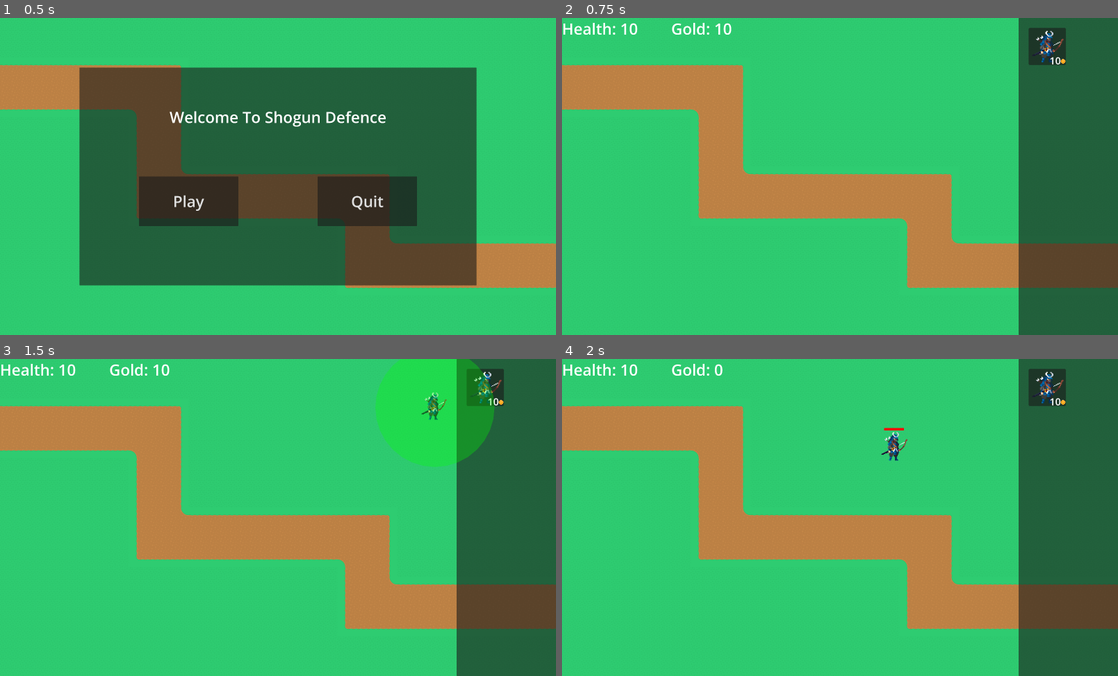
Above: before the commit, frames 1-4 (two rows, left to right).
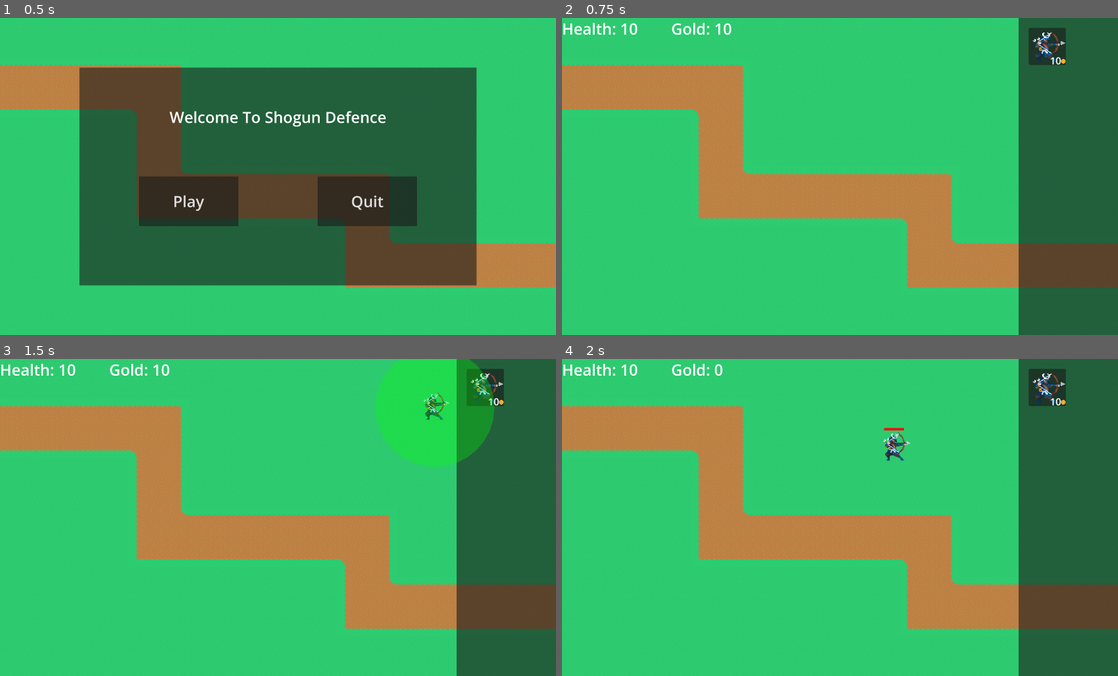
Above: after the commit, the same moments.

Repository: tt23aaz/Shogun-Defence
Game: Godot game, scene res://main_menu.tscn
Same seed, same stepped clock (60 frames per second), same inputs: the game is played once before the commit and once after it.
Inputs (mouse positions are in pixels of both pictures, inside the frame that each line leads up to):
- Up to frame 1 (0.5 s): no input
- Up to frame 2 (0.75 s): click "Play" at 0.5 s
- Up to frame 3 (1.5 s): tap Enter at 1.25 s; drag from (483, 387) to (333, 447) at 1.27 s
- Up to frame 4 (2 s): no input

Frame 1 is identical in both runs. In frame 2, 0.3% of the frame differs, in the area x 84-91%, y 3-15%; in frame 3, 0.5%; in frame 4, 0.5%, in the area x 57-91%, y 3-33%.

Commit message:
Added subtle changes
just decided to find the sprite where the archer shoots and this looks more japanese themed archers

Diff:
--- a/Towers/TowerPanel.tscn
+++ b/Towers/TowerPanel.tscn
@@ -11,20 +11,20 @@
 script = ExtResource("1_in8g1")
 
 [node name="C3d45Cff4d7a4a63B87941Fbcab32572" type="Sprite2D" parent="." unique_id=260203449]
-position = Vector2(43.72, 15.07)
+position = Vector2(40.245, 15.07)
 scale = Vector2(0.42, 0.42)
 texture = ExtResource("1_j28fn")
 
 [node name="Label" type="Label" parent="C3d45Cff4d7a4a63B87941Fbcab32572" unique_id=2036806576]
-offset_left = 3.0476198
-offset_top = 97.452385
-offset_right = 175.04762
+offset_left = 12.57143
+offset_top = 97.45239
+offset_right = 184.57143
 offset_bottom = 302.4524
 theme_override_font_sizes/font_size = 50
 text = "10"
 
 [node name="GoldCoin" type="Sprite2D" parent="C3d45Cff4d7a4a63B87941Fbcab32572" unique_id=575608166]
-position = Vector2(72.09524, 135.54762)
+position = Vector2(81.61914, 135.54785)
 scale = Vector2(0.03, 0.03)
 texture = ExtResource("3_rr5tf")
 
--- a/Towers/tower_archer.tscn
+++ b/Towers/tower_archer.tscn
@@ -6,7 +6,7 @@
 [ext_resource type="Texture2D" uid="uid://d308pubqnhnqb" path="res://Tilesheet/upgrade.png" id="4_lyqws"]
 
 [sub_resource type="RectangleShape2D" id="RectangleShape2D_02teb"]
-size = Vector2(117.0625, 172)
+size = Vector2(112, 171)
 
 [sub_resource type="CircleShape2D" id="CircleShape2D_o2jpx"]
 radius = 315.0
@@ -27,7 +27,7 @@
 "
 
 [sub_resource type="RectangleShape2D" id="RectangleShape2D_lyqws"]
-size = Vector2(101.59999, 144.79999)
+size = Vector2(96, 143.19998)
 
 [sub_resource type="StyleBoxFlat" id="StyleBoxFlat_02teb"]
 bg_color = Color(0.8037481, 0.016933072, 0.09986391, 1)
@@ -110,14 +110,14 @@
 script = ExtResource("1_87o2i")
 
 [node name="CollisionShape2D" type="CollisionShape2D" parent="." unique_id=619790221]
-position = Vector2(-7.53125, -2)
+position = Vector2(-8, -1.5)
 shape = SubResource("RectangleShape2D_02teb")
 
 [node name="AimRight" type="Marker2D" parent="." unique_id=270357312]
-position = Vector2(71, -28.82)
+position = Vector2(83.21, -29.755)
 
 [node name="AimLeft" type="Marker2D" parent="." unique_id=1618313655]
-position = Vector2(-71, -28.82)
+position = Vector2(-83.21, -29.755)
 
 [node name="ArcherSprite" type="Sprite2D" parent="." unique_id=485131966]
 position = Vector2(0, -77.964)
@@ -136,7 +136,7 @@
 [node name="CollisionShape2D22" type="CollisionShape2D" parent="TowerDetector" unique_id=75725025]
 light_mask = 3
 visibility_layer = 3
-position = Vector2(-7.5000005, -2.4999962)
+position = Vector2(-8, -1.4999971)
 scale = Vector2(1.25, 1.25)
 shape = SubResource("RectangleShape2D_lyqws")
 
@@ -274,10 +274,10 @@
 texture = ExtResource("4_lyqws")
 
 [node name="ProgressBar" type="ProgressBar" parent="Upgrade" unique_id=410209818]
-offset_left = -71.0
-offset_top = -124.0
-offset_right = 57.0
-offset_bottom = -108.0
+offset_left = -70.0
+offset_top = -122.0
+offset_right = 58.0
+offset_bottom = -106.0
 theme_override_styles/background = SubResource("StyleBoxFlat_hsnry")
 theme_override_styles/fill = SubResource("StyleBoxFlat_vedvx")
 value = 50.0
Binary file changed: Tilesheet/ally.png
